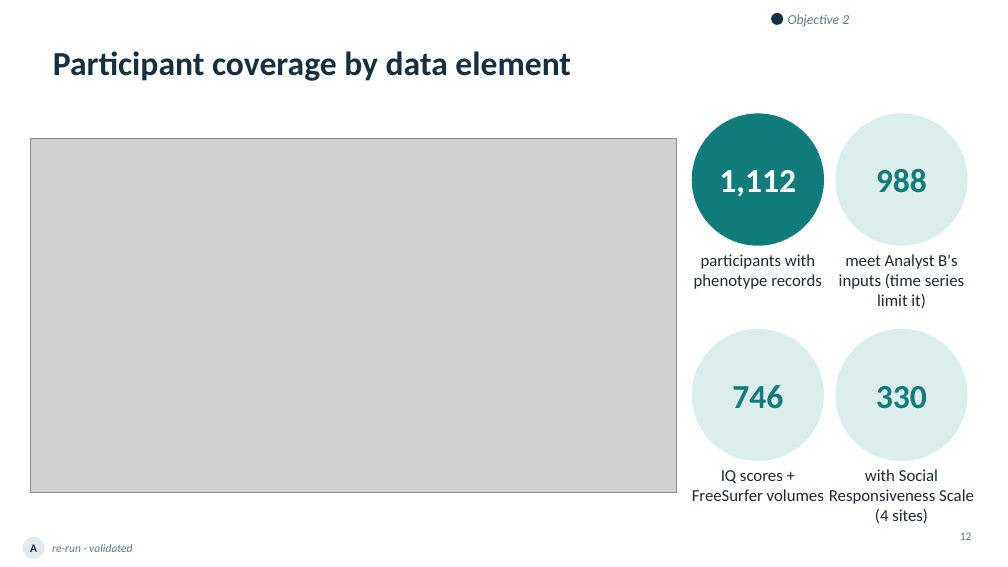
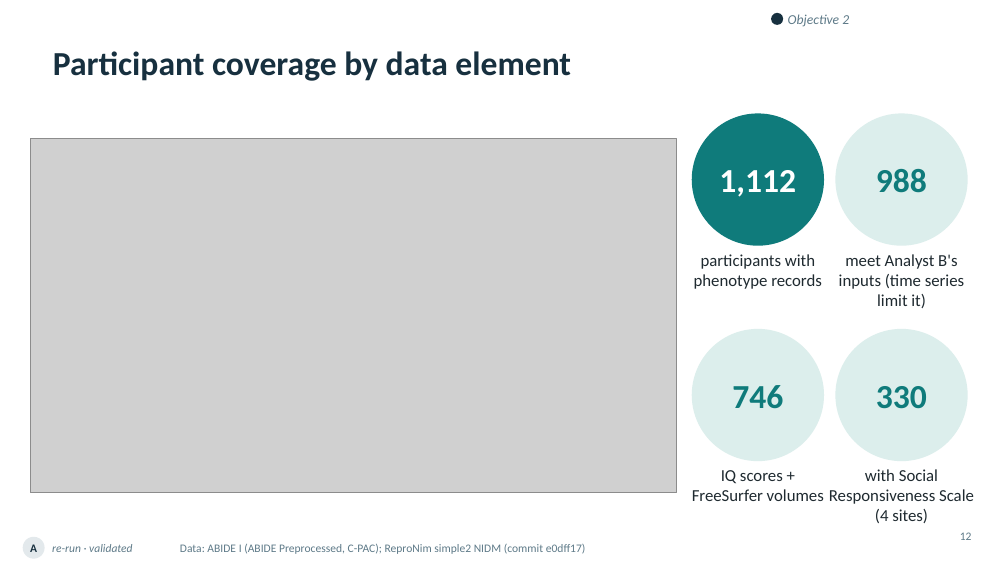
Before and after one commit to ReproNim/llm-workshop-kg, a slide deck: slide 12 of slides/Knowledge_Graphs_Skills_Neuroimaging_v4.pptx. Drawn at 1008x567 pixels with LibreOffice and Linux fonts; fonts in the diff are those of the drawing; grey boxes stand for pictures. Boxes give left, top, right and bottom in pixels: in the first picture for what was removed or moved away, otherwise in the second. Text is boxed around its words. In the diff, an @@ line names an element or a change of style, - is before the commit and + after.

```diff
--- a/slides/Knowledge_Graphs_Skills_Neuroimaging_v4.pptx
+++ b/slides/Knowledge_Graphs_Skills_Neuroimaging_v4.pptx
@@ text added at bbox=[180, 544, 586, 554], 11 pt, text #5E7A88 @@
+Data: ABIDE I (ABIDE Preprocessed, C-PAC); ReproNim simple2 NIDM (commit e0dff17)
```
Also in this commit, not shown: 53 other slides changed, 2 slides added, 2 slides removed, 1 other file.
